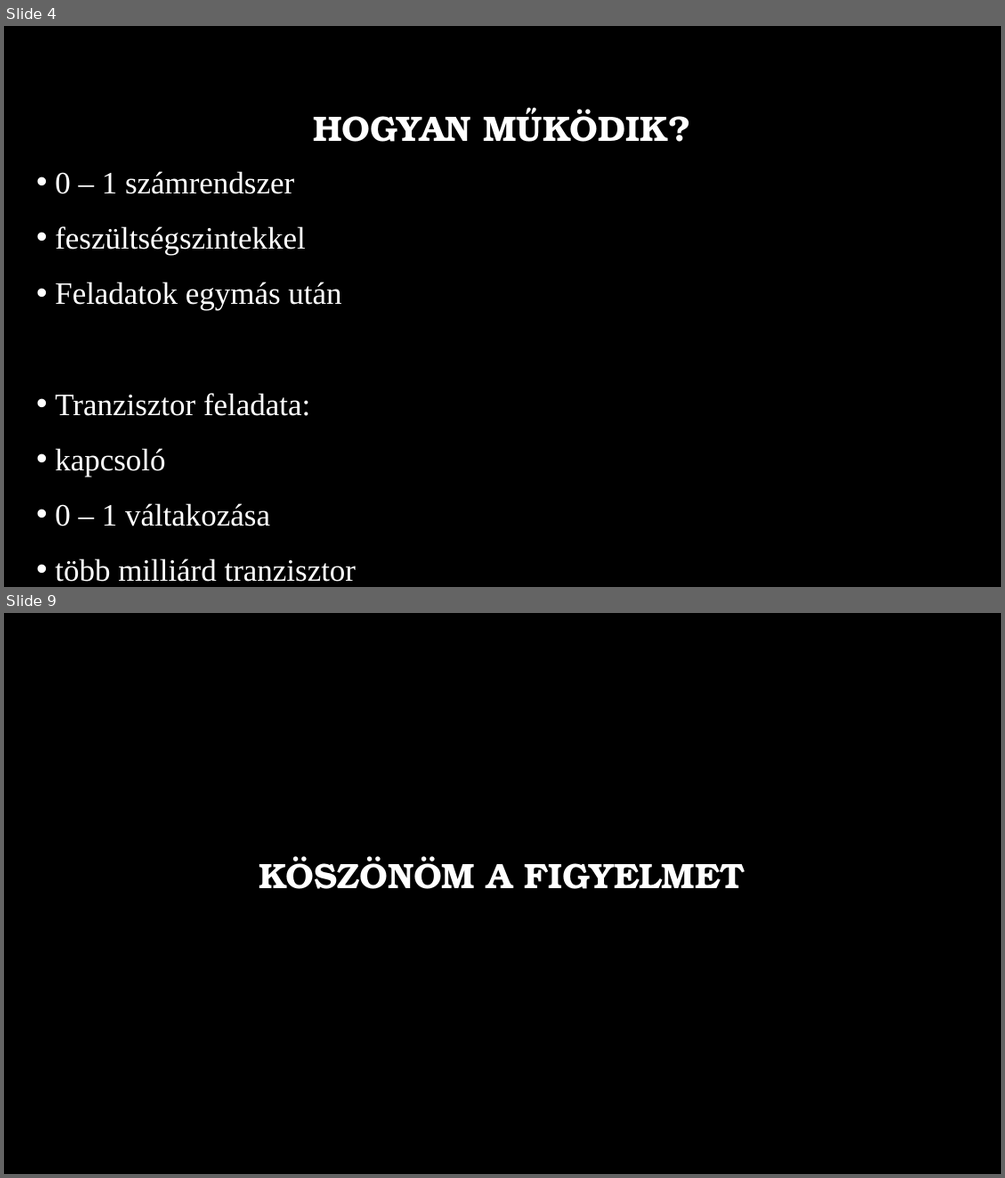
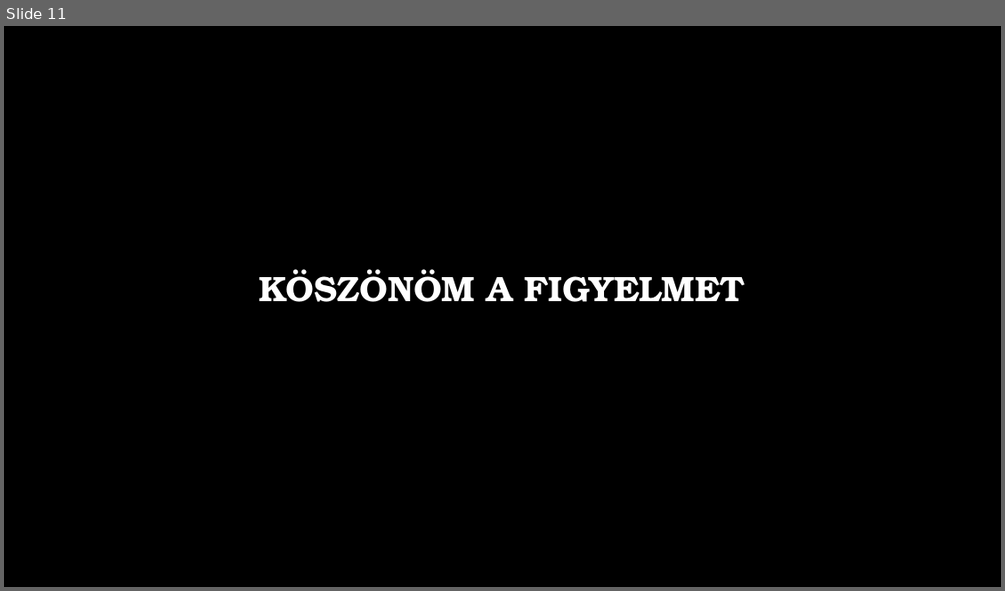
Before and after one commit to MszrsRicsi/Paprika, a slide deck: Processzorok.pptx. Shown one above the other, each under a label of ours: slides 4 and 9 before the commit, slide 11 after it; the slides between them are not shown. The pictures are 1005x1178 and 1005x591 pixels, drawn with LibreOffice and Linux fonts; fonts in the diff are those of the drawing; background and template pictures are left out. Boxes give left, top, right and bottom in pixels: in the first picture for what was removed or moved away, otherwise in the second. Text is boxed around its words. In the diff, an @@ line names an element or a change of style, - is before the commit and + after.

```diff
--- a/Processzorok.pptx
+++ b/Processzorok.pptx
@@ slide 4 removed at (4,26,1001,587), background picture (left out) @@
@@ title removed at (313,107,691,142) @@
-HOGYAN MŰKÖDIK?
@@ text removed at (55,171,356,581) @@
-• 0 – 1 számrendszer
-• feszültségszintekkel
-• Feladatok egymás után
-• Tranzisztor feladata:
-• kapcsoló
-• 0 – 1 váltakozása
-• több milliárd tranzisztor
@@ what was slide 9 is now slide 11 @@
```
Also in this commit, not shown: 3 slides changed, 6 slides added, 3 other slides removed.
